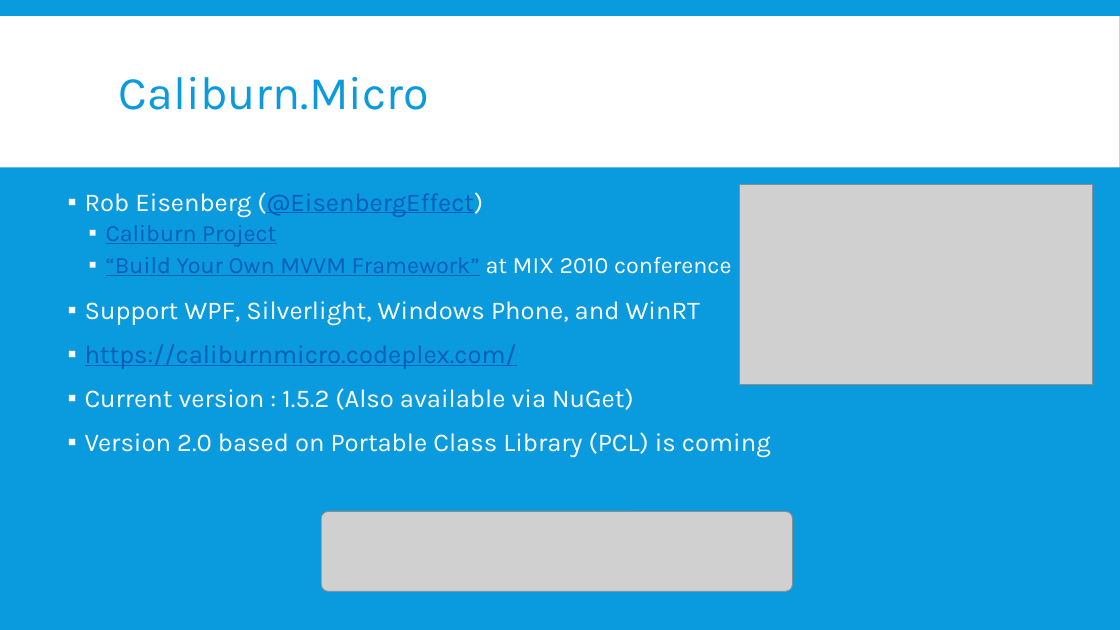
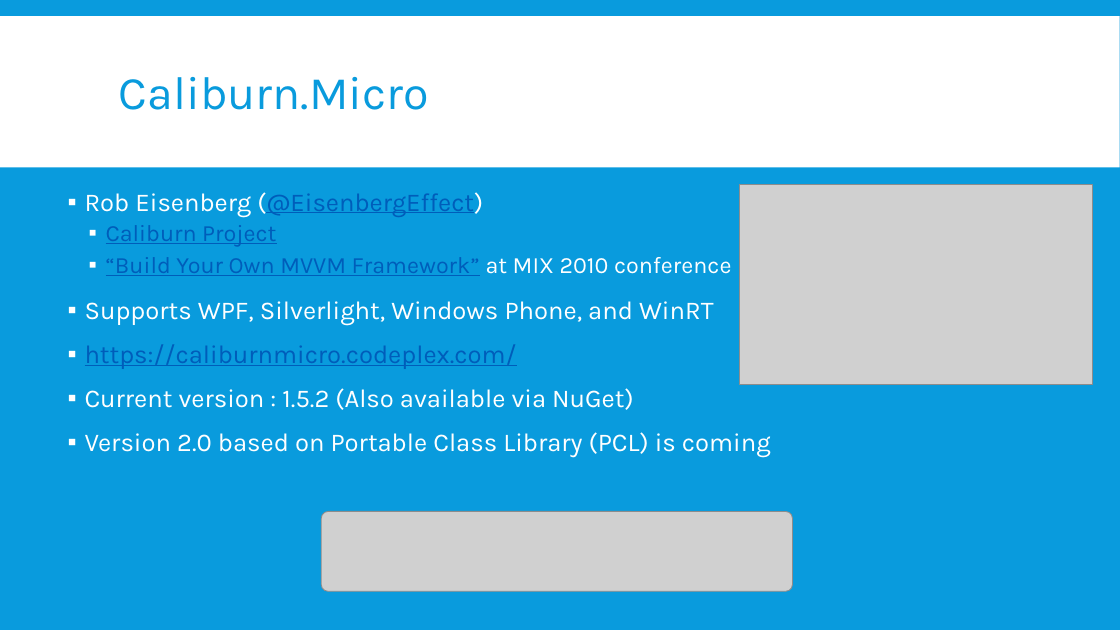
Before and after one commit to kimsk/NashDotNet, a slide deck: slide 7 of WinRT and Caliburn.Micro.pptx. Drawn at 1120x630 pixels with LibreOffice and Linux fonts; fonts in the diff are those of the drawing; grey boxes stand for pictures; background and template pictures are left out. Boxes give left, top, right and bottom in pixels: in the first picture for what was removed or moved away, otherwise in the second. Text is boxed around its words. In the diff, an @@ line names an element or a change of style, - is before the commit and + after.

```diff
--- a/WinRT and Caliburn.Micro.pptx
+++ b/WinRT and Caliburn.Micro.pptx
@@ text at (x1=85, y1=301, x2=714, y2=325): text changed @@
-▪ Support WPF, Silverlight, Windows Phone, and WinRT
+▪ Supports WPF, Silverlight, Windows Phone, and WinRT
```
Also in this commit, not shown: 6 other slides changed.
